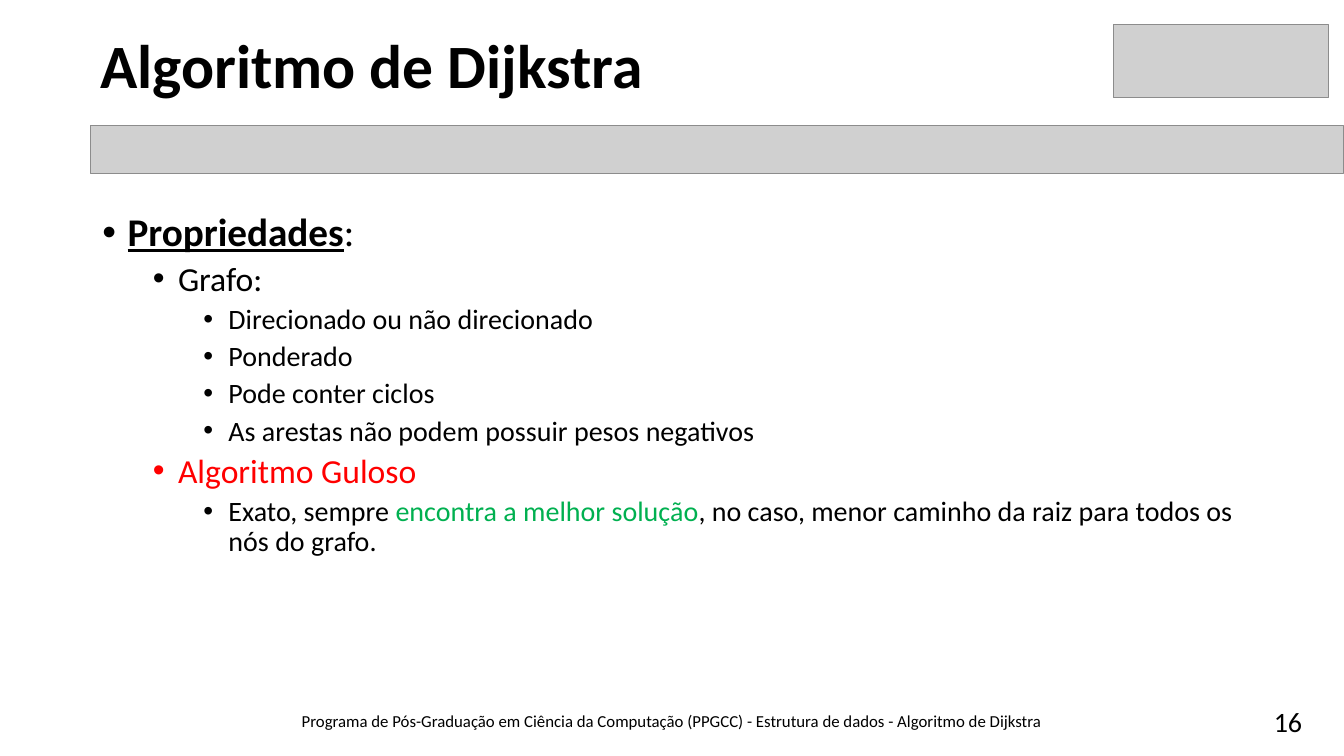
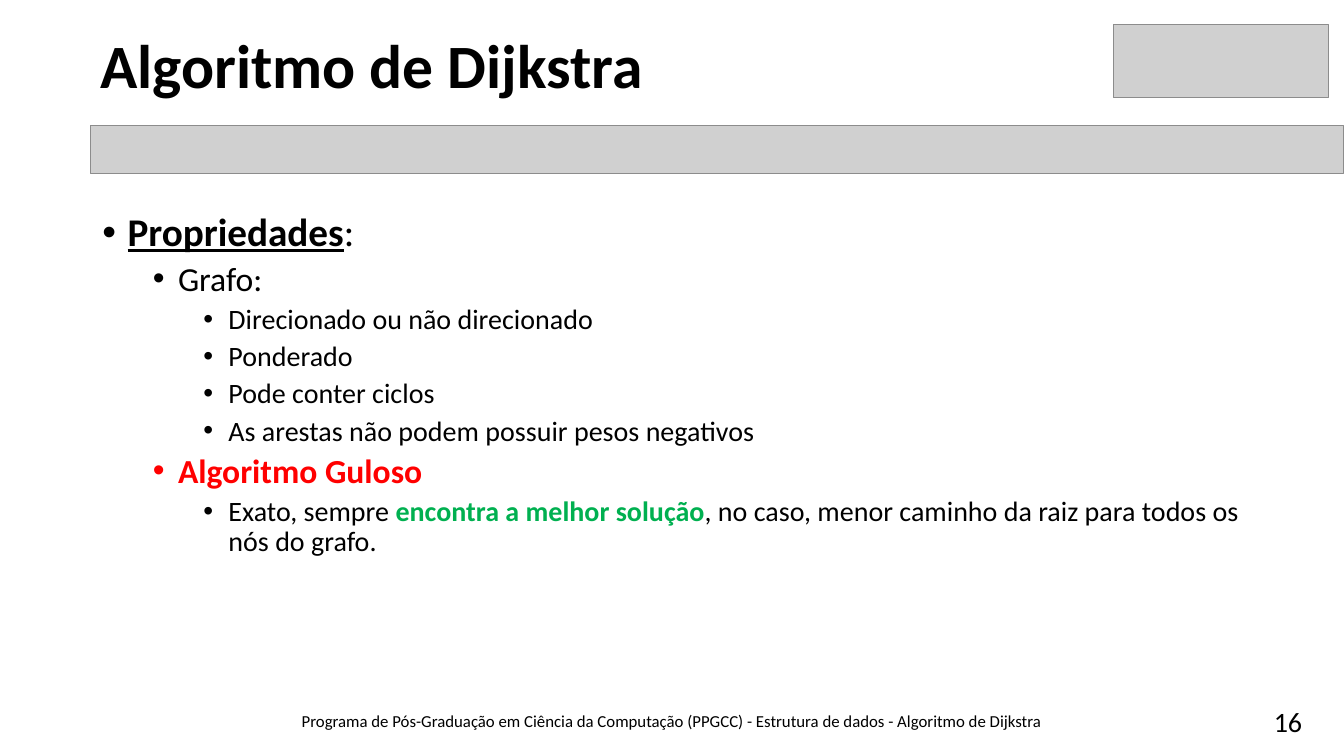
Before and after one commit to brunoslima/Dijkstra-Algorithm, a slide deck: slide 16 of Theory/Algoritmo-Dijkstra-BrunoLima.pptx. Drawn at 1344x756 pixels with LibreOffice and Linux fonts; fonts in the diff are those of the drawing; grey boxes stand for pictures. Boxes give left, top, right and bottom in pixels: in the first picture for what was removed or moved away, otherwise in the second. Text is boxed around its words. In the diff, an @@ line names an element or a change of style, - is before the commit and + after.

```diff
--- a/Theory/Algoritmo-Dijkstra-BrunoLima.pptx
+++ b/Theory/Algoritmo-Dijkstra-BrunoLima.pptx
@@ text at [178,459,1239,556]: bold on in "Algoritmo Guloso", "encontra a melhor solução," @@
```
Also in this commit, not shown: 3 other slides changed, 1 other file.
